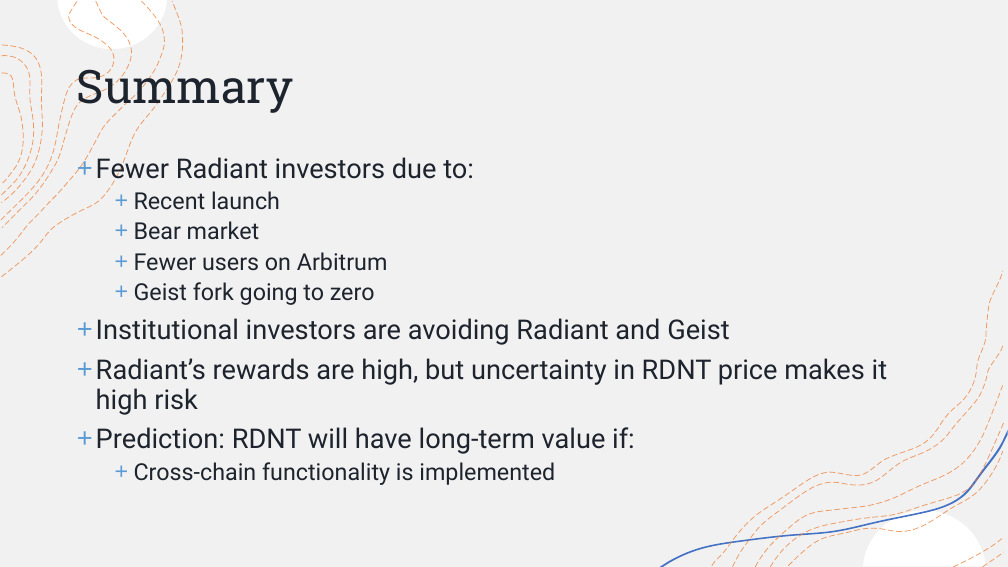
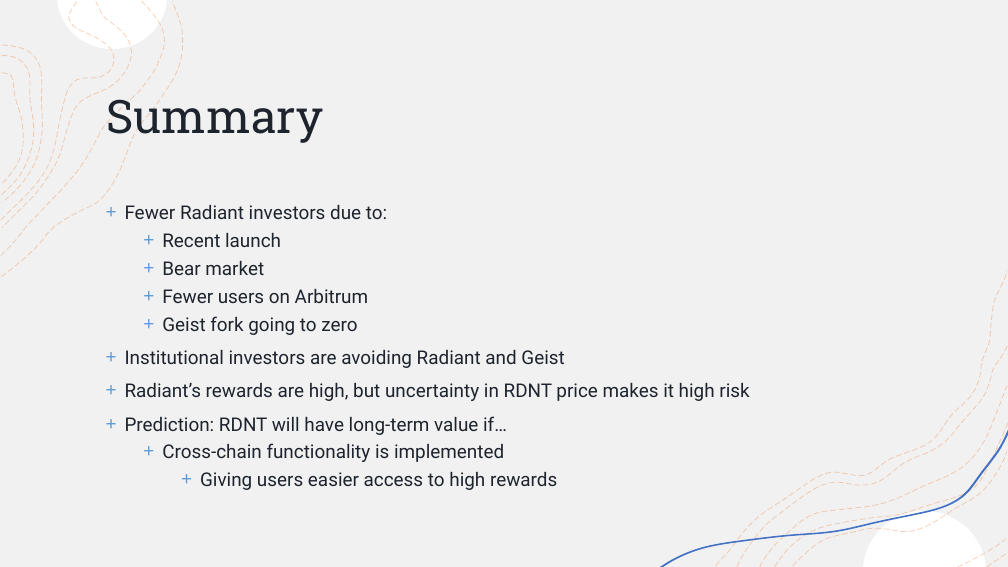
Before and after one commit to tmccurbin/defi-data-analysis, a slide deck: slide 8 of defi-data-analysis.pptx. Drawn at 1008x567 pixels with LibreOffice and Linux fonts; fonts in the diff are those of the drawing. Boxes give left, top, right and bottom in pixels: in the first picture for what was removed or moved away, otherwise in the second. Text is boxed around its words. In the diff, an @@ line names an element or a change of style, - is before the commit and + after.

Commit message:
Redesigned summary page

```diff
--- a/defi-data-analysis.pptx
+++ b/defi-data-analysis.pptx
@@ rectangle removed at [0, 0, 1008, 567] @@
@@ rectangle added at [0, 0, 1008, 567], fill #FFFFFF, outline #F2F2F2 1 pt @@
@@ rectangle added at [0, 0, 1008, 567], fill #F2F1F1 @@
@@ freeform shape removed at [57, 0, 167, 49] @@
@@ title "Summary": place and size @@
-title "Summary" at [77, 61, 293, 114]
+title "Summary" at [107, 91, 323, 144]
@@ group removed at [2, 2, 183, 277]: 4 freeform shapes @@
@@ group added at [1, 0, 183, 277]: 8 freeform shapes @@
@@ text "Fewer Radiant investors due to:": place and size @@
-text "Fewer Radiant investors due to:" at [96, 153, 888, 485]
+text "Fewer Radiant investors due to:" at [125, 205, 749, 490]
@@ text at [125, 205, 749, 462]: size 25.9 to 18 pt in "Fewer Radiant investors due to:", "Institutional investors are avoiding Radiant and Geist", "Radiant’s rewards are high, but uncertainty in ..."; size 22.2 to 18 pt in "Recent launch", "Bear market", "Fewer users on Arbitrum", "Geist fork going to zero" and 1 more places; line spacing 0.9 to 1 @@
@@ freeform shape removed at [712, 271, 1003, 566] @@
@@ text at [125, 416, 507, 435]: text changed; size 25.9 to 18 pt @@
-+ Prediction: RDNT will have long-term value if:
++ Prediction: RDNT will have long-term value if…
@@ group added at [660, 271, 1008, 567]: 9 freeform shapes @@
@@ text at [200, 472, 557, 490]: paragraph added @@
+    + Giving users easier access to high rewards
@@ freeform shape removed at [789, 451, 1003, 566] @@
```
